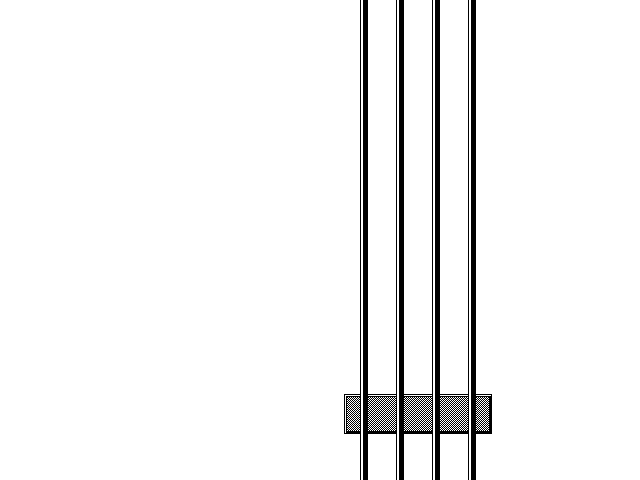
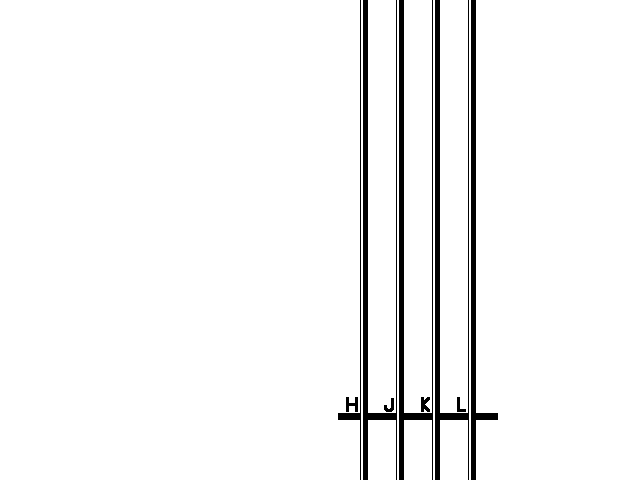
Layered file, before and after one edit (640 x 480). Changes by layer:
hid "Layer" over box(344, 394, 492, 434)
added layer "Layer #2" above "Layer #1" over box(338, 397, 498, 420)
painted on "Layer #1" over box(343, 394, 493, 434)
added layer "Layer #3" over box(338, 396, 498, 421)
